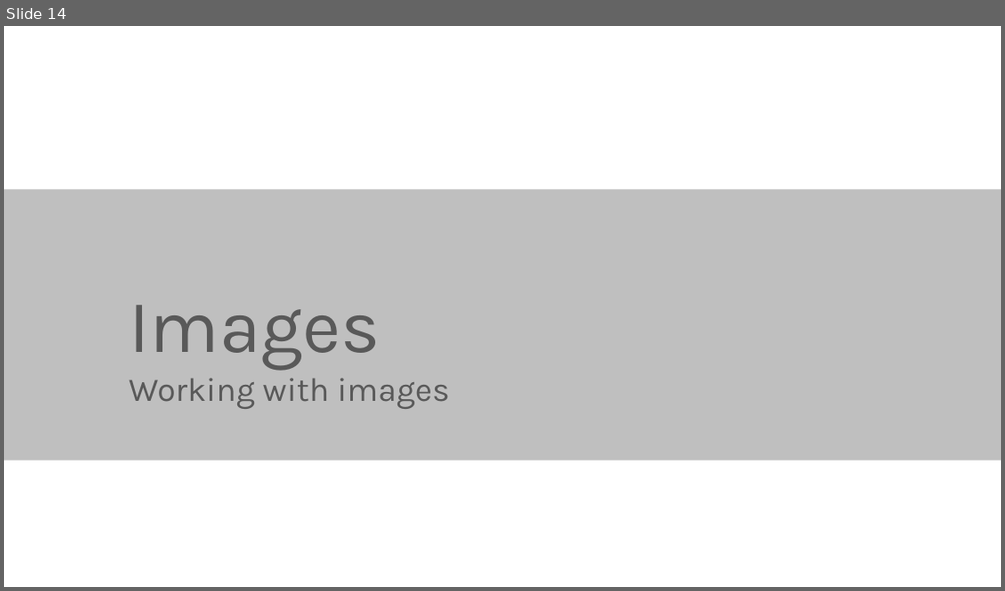
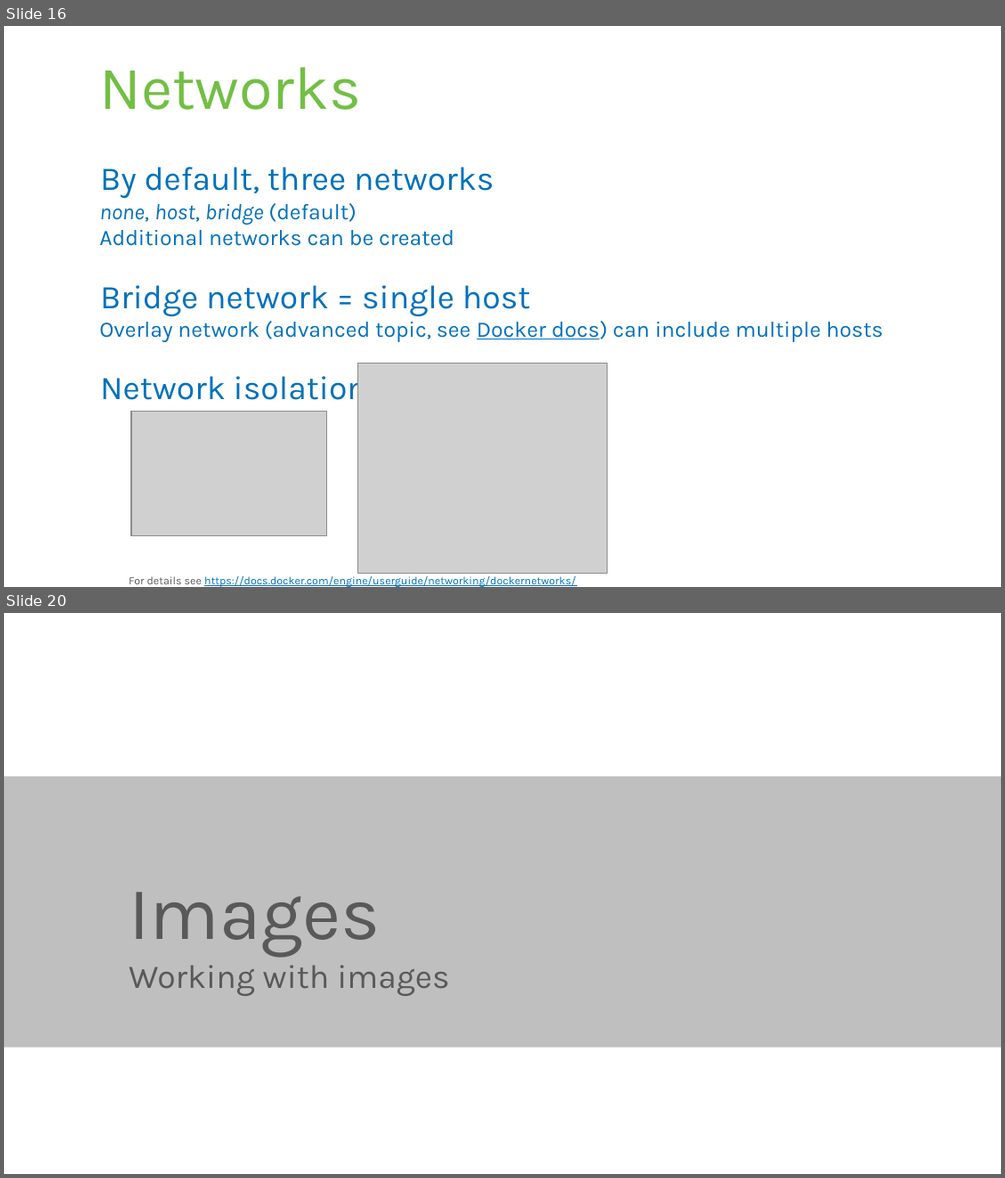
Before and after one commit to rstropek/DockerVS2015Intro, a slide deck: slides/Docker-Workshop.pptx. Shown one above the other, each under a label of ours: slide 14 before the commit, slides 16 and 20 after it; the slides between them are not shown. The pictures are 1005x591 and 1005x1178 pixels, drawn with LibreOffice and Linux fonts; fonts in the diff are those of the drawing; grey boxes stand for pictures. Boxes give left, top, right and bottom in pixels: in the first picture for what was removed or moved away, otherwise in the second. Text is boxed around its words. In the diff, an @@ line names an element or a change of style, - is before the commit and + after.

Commit message:
Enhance Docker slides

```diff
--- a/slides/Docker-Workshop.pptx
+++ b/slides/Docker-Workshop.pptx
@@ slide 16 added at (4, 26, 1001, 587), background #FFFFFF @@
@@ title added at (99, 67, 361, 110), 44 pt, text #72BF44 @@
+Networks
@@ text added at (99, 167, 883, 408), 16 pt, text #0071BC @@
+By default, three networks
+  none, host, bridge (default)
+  Additional networks can be created
+Bridge network = single host
+  Overlay network (advanced topic, see Docker docs) can include multiple hosts
+Network isolation
@@ picture added at (358, 363, 606, 573) @@
@@ picture added at (131, 410, 327, 535) @@
@@ text added at (129, 576, 575, 587), 8 pt, text #0070C0, underline @@
+For details see https://docs.docker.com/engine/userguide/networking/dockernetworks/
@@ what was slide 14 is now slide 20 @@
```
Also in this commit, not shown: 2 slides changed, 5 other slides added.
